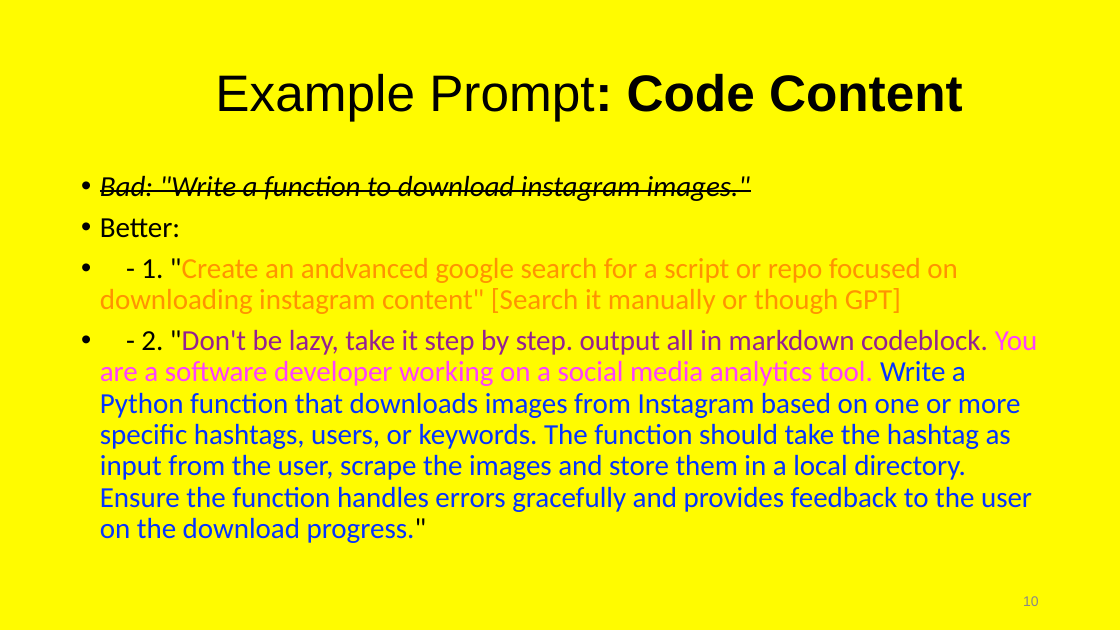
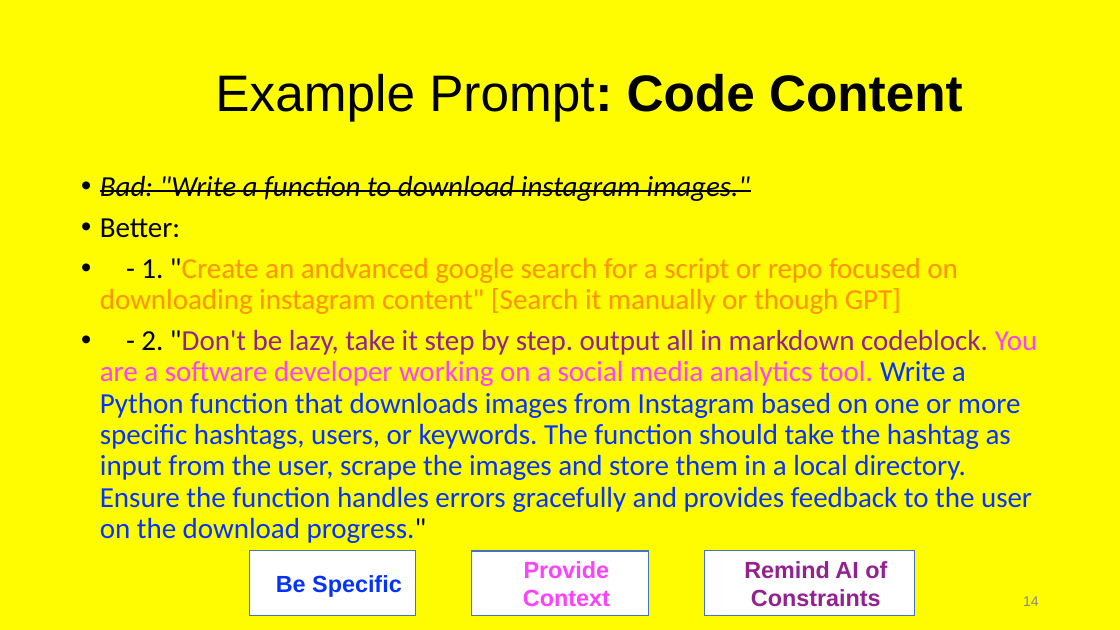
Before and after one commit to irregularchat/Counter_Malign_Information_Training, a slide deck: slide 14 of Counter_Malign_Information/4-Implement-For_Instructors/Lesson_Plans/Lesson_01-Creating_Synthetic_Content/Audio_Visual-Template/MASTER-Lesson_Slide-Create_AI_Content.pptx (slide 10 before the commit). Drawn at 1120x630 pixels with LibreOffice and Linux fonts; fonts in the diff are those of the drawing. Boxes give left, top, right and bottom in pixels: in the first picture for what was removed or moved away, otherwise in the second. Text is boxed around its words. In the diff, an @@ line names an element or a change of style, - is before the commit and + after.

```diff
--- a/Counter_Malign_Information/4-Implement-For_Instructors/Lesson_Plans/Lesson_01-Creating_Synthetic_Content/Audio_Visual-Template/MASTER-Lesson_Slide-Create_AI_Content.pptx
+++ b/Counter_Malign_Information/4-Implement-For_Instructors/Lesson_Plans/Lesson_01-Creating_Synthetic_Content/Audio_Visual-Template/MASTER-Lesson_Slide-Create_AI_Content.pptx
@@ rectangle added at box(250, 550, 415, 615), fill #FFFFFF, outline #4472C4 1 pt, 20 pt, text #0433FF, bold @@
+Be Specific
@@ rectangle added at box(471, 551, 649, 616), fill #FFFFFF, outline #4472C4 1 pt, 20 pt, text #FF40FF, bold @@
+Provide Context
@@ rectangle added at box(705, 550, 914, 615), fill #FFFFFF, outline #4472C4 1 pt, 20 pt, text #942192, bold @@
+Remind AI of Constraints
@@ page number at box(1023, 596, 1039, 606): text changed @@
-10
+14
```
Also in this commit, not shown: 9 other slides changed, 4 slides added, 10 other files.
